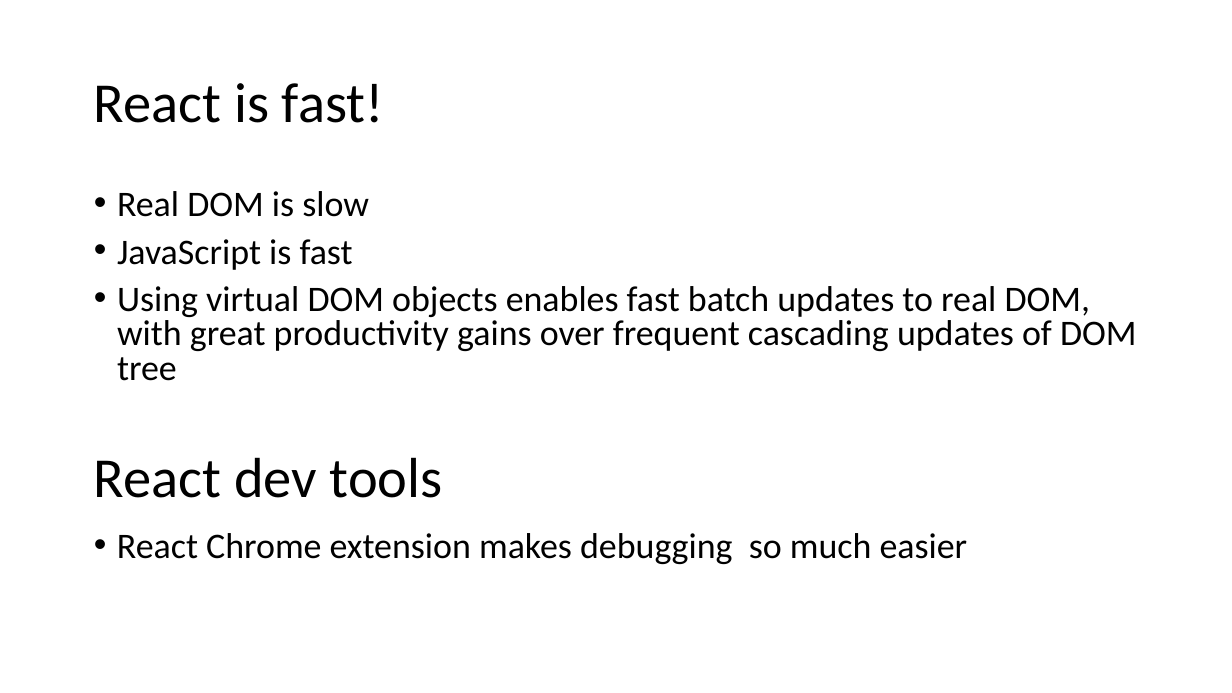
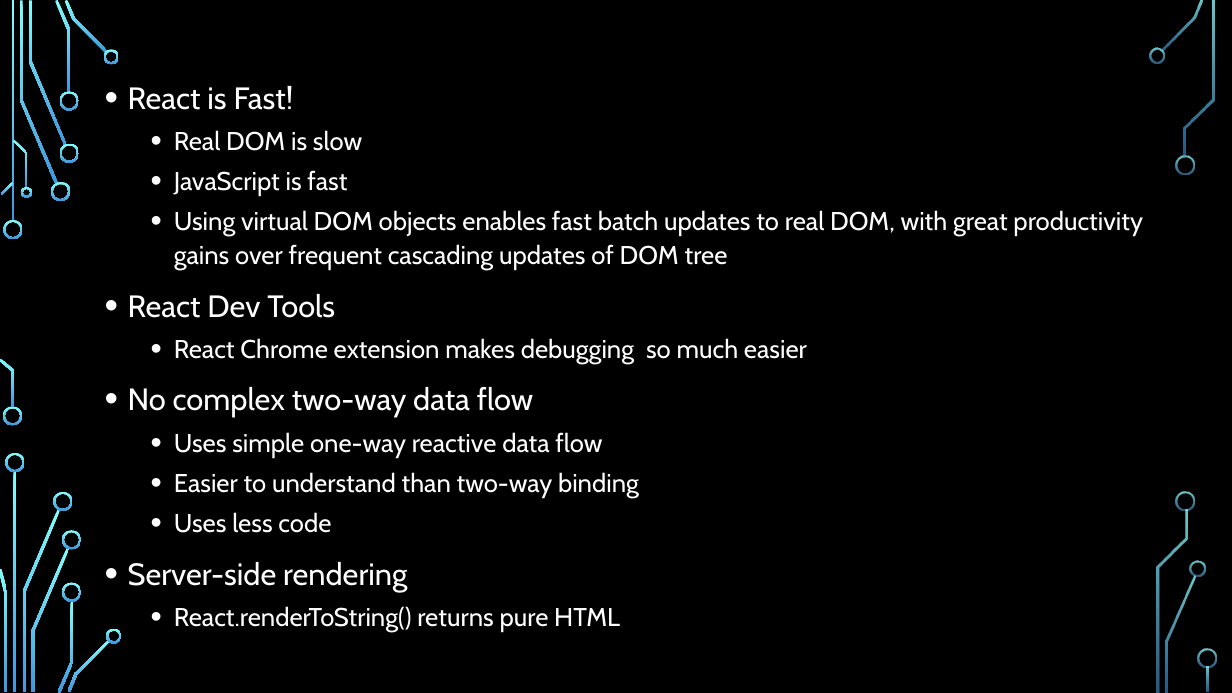
Before and after one commit to sonam-niit/IDFC-Training, a slide deck: slide 6 of Day4/Introduction to React.pptx (slide 7 before the commit). Drawn at 1232x693 pixels with LibreOffice and Linux fonts; fonts in the diff are those of the drawing; background and template pictures are left out. Boxes give left, top, right and bottom in pixels: in the first picture for what was removed or moved away, otherwise in the second. Text is boxed around its words. In the diff, an @@ line names an element or a change of style, - is before the commit and + after.

```diff
--- a/Day4/Introduction to React.pptx
+++ b/Day4/Introduction to React.pptx
@@ background #FFFFFF to picture (left out) @@
@@ title removed at box(94, 83, 384, 123) @@
-React is fast!
@@ text "React is Fast!": place and size @@
-text "React is Fast!" at box(117, 191, 1137, 381)
+text "React is Fast!" at box(128, 86, 1143, 632)
@@ text at box(128, 86, 294, 110): paragraph added @@
+• React is Fast!
@@ text at box(174, 130, 1143, 270): size 28 to 20 pt, font Calibri to Cabin, text colour #000000 to #FFFFFF in "Real DOM is slow", "JavaScript is fast", "Using virtual DOM objects enables fast batch ..."; list level 1 to 2 in "Real DOM is slow"; line spacing 0.8 to 1.1; list level 1 to 2 in "JavaScript is fast"; list level 1 to 2 in "Using virtual DOM objects enables ..." @@
@@ text at box(128, 294, 807, 632): paragraphs added @@
+• React Dev Tools
+  • React Chrome extension makes debugging so much easier
+• No complex two-way data flow
+  • Uses simple one-way reactive data flow
+  • Easier to understand than two-way binding
+  • Uses less code
+• Server-side rendering
+  • React.renderToString() returns pure HTML
@@ text removed at box(94, 457, 443, 498) @@
-React dev tools
@@ text removed at box(117, 533, 968, 564) @@
-• React Chrome extension makes debugging so much easier
@@ group added at box(0, 0, 1217, 693): 33 freeform shapes, 3 rectangles @@
```
Also in this commit, not shown: 9 other slides changed, 11 slides added, 2 slides removed, 1 other file.
